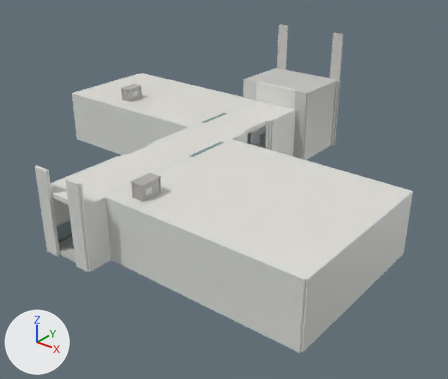
What one commit did to the glTF model assets/models/environment/area_b_research.glb.
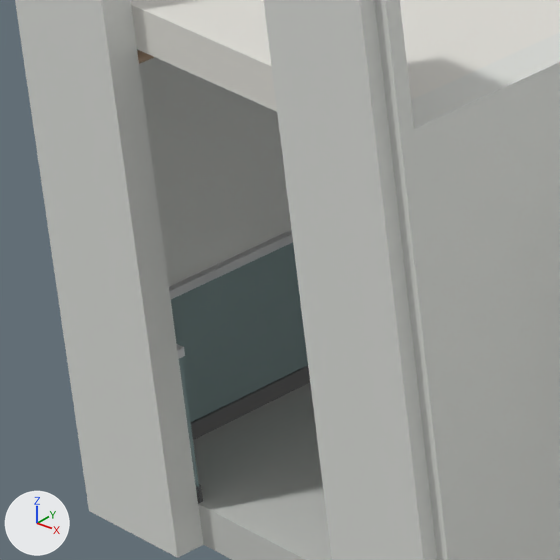
There are two pictures of each version: one whole from a 50 mm camera at (24.5, -10.9, 17.8) aimed at (1.9, 17.4, 0.3), one close up on the part from 8% to 23% of the width and 51% to 68% of the height. The lights are fixed; the arrows at lower left show +X, +Y and +Z. The first two pictures are the older version. Objects named as collision shapes, trigger or cutter boxes, shadow casters or lower levels of detail are left out. Vertices at exactly the same position are counted once.

Before the edit, the objects in view are built like this:
```python
ob_area_b_research_detail = bpy.data.objects.new('area_b_research_detail', me_area_b_research_detail)
ob_area_b_research_detail.location = (-13.787, 22.0, 0.525)
ob_area_b_research_structure_col = bpy.data.objects.new('area_b_research_structure-col', me_area_b_research_structure_col)
ob_area_b_research_structure_col.location = (-1.65, 9.05, 1.6)
```
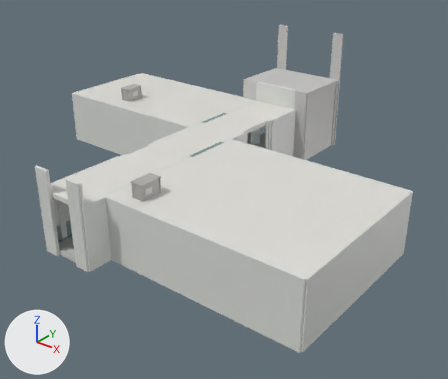
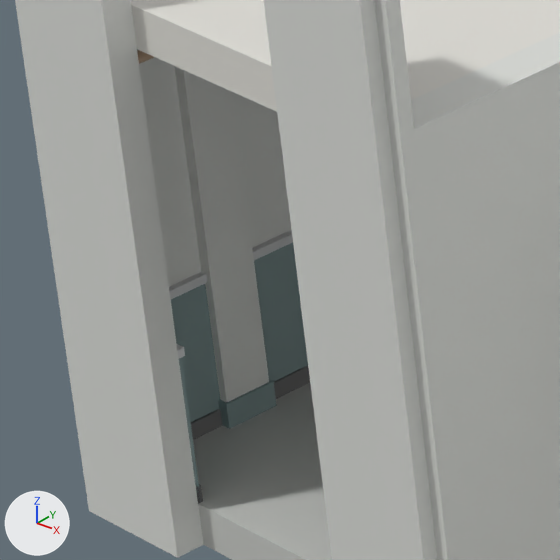
Diff of the bpy script that builds the scene:
```diff
--- a/assets/models/environment/area_b_research.glb.py
+++ b/assets/models/environment/area_b_research.glb.py
@@ me_area_b_research_detail @@
 # used by ob_area_b_research_detail; location = (-13.787, 22.0, 0.525)
-me_area_b_research_detail.from_pydata(...)  # 17833 vertices, 34656 faces; spans x 0.0..27.6, y -15.7..8.0, z -0.5..4.1
+me_area_b_research_detail.from_pydata(...)  # 19553 vertices, 37320 faces; spans x 0.0..27.6, y -15.7..8.0, z -0.5..4.1
+# me_area_b_research_detail part 1: a new loose piece, a box spanning x 12.29..12.4, y -14.99..-14.61, z -0.52..-0.34, in mat_painted_metal (grey #7f9797)
+# me_area_b_research_detail part 2: 1 vertex moved within x 12.4, y -13.2, z 2.4; 1432 vertices added at x 0.0..27.6, y -15.7..8.0, z -0.5..2.9
+# other edits to the shape of me_area_b_research_detail do not show in these pictures
 me_area_b_research_detail.materials.append(mat_painted_metal)
@@ me_area_b_research_detail @@
 me_area_b_research_detail.materials.append(mat_glass)
+me_area_b_research_detail.materials.append(mat_wall_panel)  # light grey #dee0db
```

Where the change shows, as pixel boxes [x1, y1, x2, y2] in the close-ups (560 x 560 px):
part 1 of me_area_b_research_detail, added: after [218, 380, 277, 429]
part 2 of me_area_b_research_detail, built on: after [142, 59, 269, 402]
